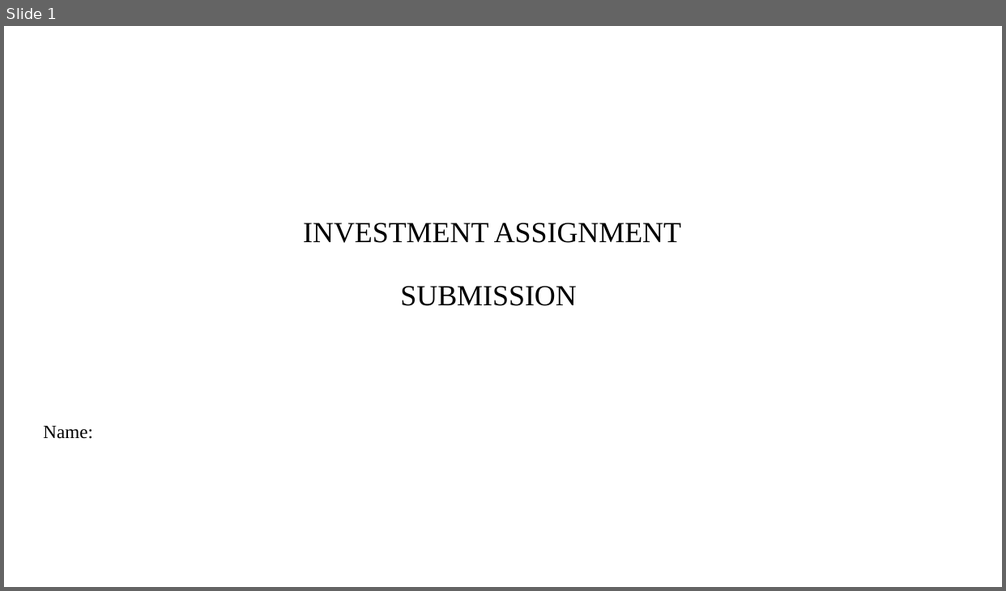
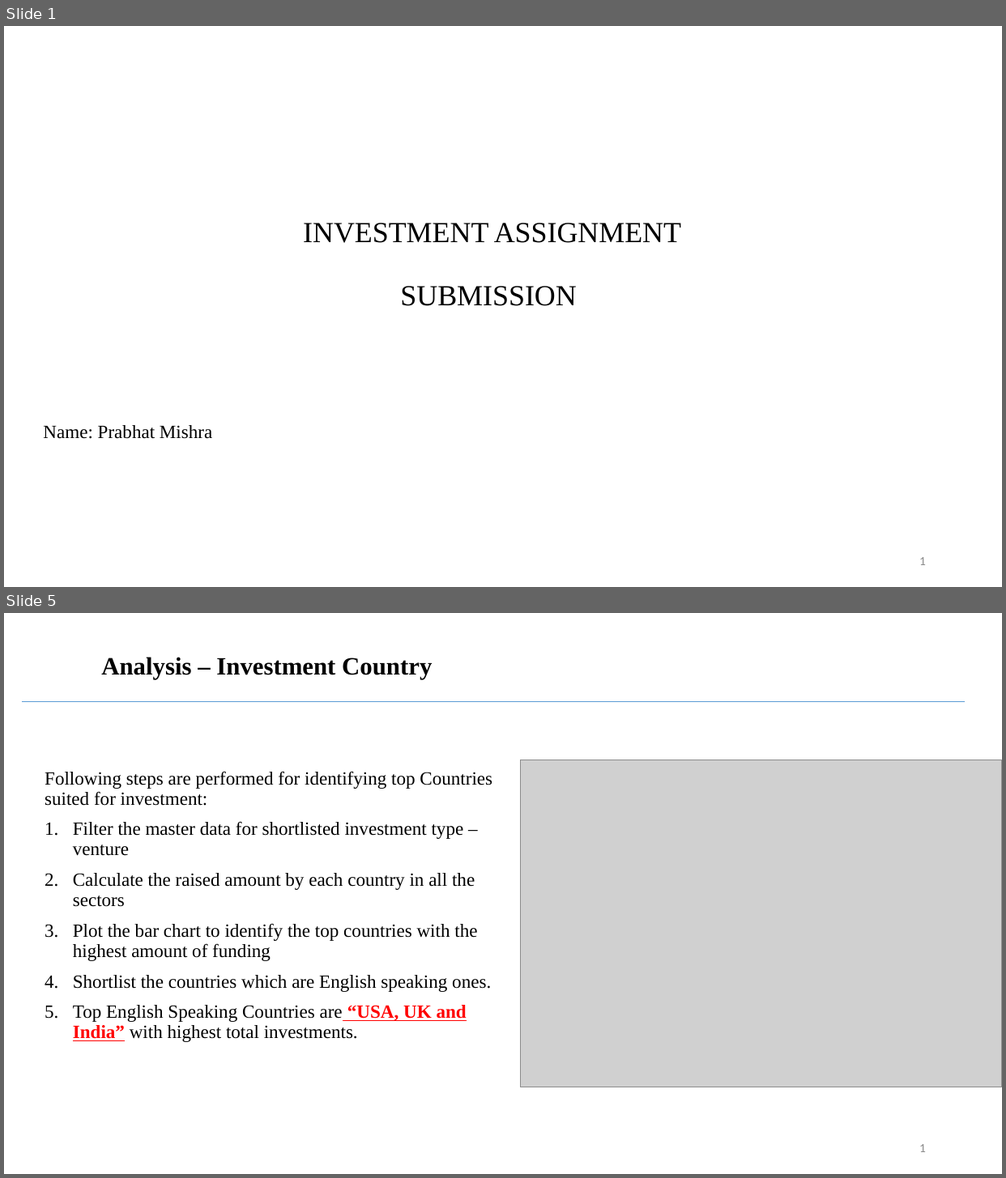
Before and after one commit to prabhatm0307/ai-ml, a slide deck: 2. Stats Essentials/2.Investment Assignment/INVEST.pptx. Shown one above the other, each under a label of ours: slide 1 before the commit, slides 1 and 5 after it; the slides between them are not shown. The pictures are 1006x591 and 1006x1178 pixels, drawn with LibreOffice and Linux fonts; fonts in the diff are those of the drawing; grey boxes stand for pictures; background and template pictures are left out. Boxes give left, top, right and bottom in pixels: in the first picture for what was removed or moved away, otherwise in the second. Text is boxed around its words. In the diff, an @@ line names an element or a change of style, - is before the commit and + after.

```diff
--- a/2. Stats Essentials/2.Investment Assignment/INVEST.pptx
+++ b/2. Stats Essentials/2.Investment Assignment/INVEST.pptx
@@ slide 5 added at (4,613,1002,1174), background #FFFFFF @@
@@ title added at (101,657,432,679), 24 pt, text #000000, bold @@
+Analysis – Investment Country
@@ line added from (22, 702) to (965, 702), #5B9BD5 0.5 pt @@
@@ text added at (44,771,492,1042), 18 pt, text #000000 @@
+Following steps are performed for identifying top Countries suited for investment:
+1. Filter the master data for shortlisted investment type – venture
+2. Calculate the raised amount by each country in all the sectors
+3. Plot the bar chart to identify the top countries with the highest amount of funding
+4. Shortlist the countries which are English speaking ones.
+5. Top English Speaking Countries are “USA, UK and India” with highest total investments.
@@ picture added at (521,760,1002,1088) @@
@@ text added at (919,1144,926,1152), 12 pt, text #8C8C8C @@
+1
@@ slide 1 changed as well @@
@@ subtitle at (43,425,212,439): text changed @@
-Name:
+Name: Prabhat Mishra
@@ page number added at (919,557,926,565), 12 pt, text #8C8C8C @@
+1
```
Also in this commit, not shown: 6 other slides added, 9 slides removed, 6 other files.
